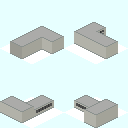
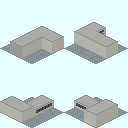
Before/after of a 128x128 layered artwork. What changed in the layer stack:
added layer "クリップボード" over [0, 44, 128, 128]
